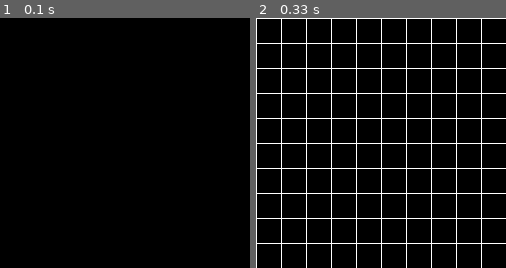
Above: before the commit, frames 1-2 (left to right).
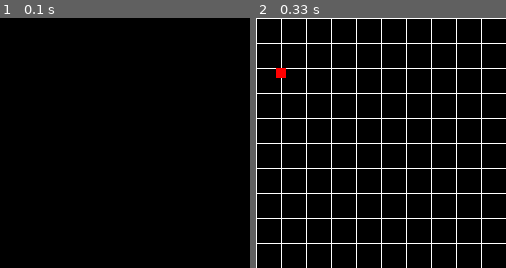
Above: after the commit, the same moments.

Repository: Jakub93-vim/PyGame
Game: pygame game, started from SnakeGame.py
The game is run twice, just before and just after one commit, with the same random seed, the same clock (stepped at 60 frames per second) and the same inputs.
Inputs:
- Up to frame 1 (0.1 s): no input
- Up to frame 2 (0.33 s): no input
The pictures show only the part of the screen within x 0-50%, y 0-50%; the shares and areas given below are measured in that part.

Frame 1 is identical in both runs. In frame 2, 0.2% of the frame differs, in the area x 8-12%, y 20-24%.

Commit message:
one cube moving

Diff:
--- a/SnakeGame.py
+++ b/SnakeGame.py
@@ -21,9 +21,9 @@
 
         pass
 
-    def draw(self, surface, eyes=False):
+    def draw(self, surface):
 
-        pygame.draw.rect(surface, self.color, ((),()))
+        pygame.draw.rect(surface, self.color, ((20,50),(10,10)))
 
 class snake(object):
 
@@ -51,6 +51,7 @@
 def redrawWindow(surface):
 
     drawGrid(win)
+    c.draw(win)
     pygame.display.update()
 
 def drawGrid(surface):
@@ -63,6 +64,7 @@
 
 
 s = snake((255,0,0), (10,10))
+c = cube()
 
 def main():
 
